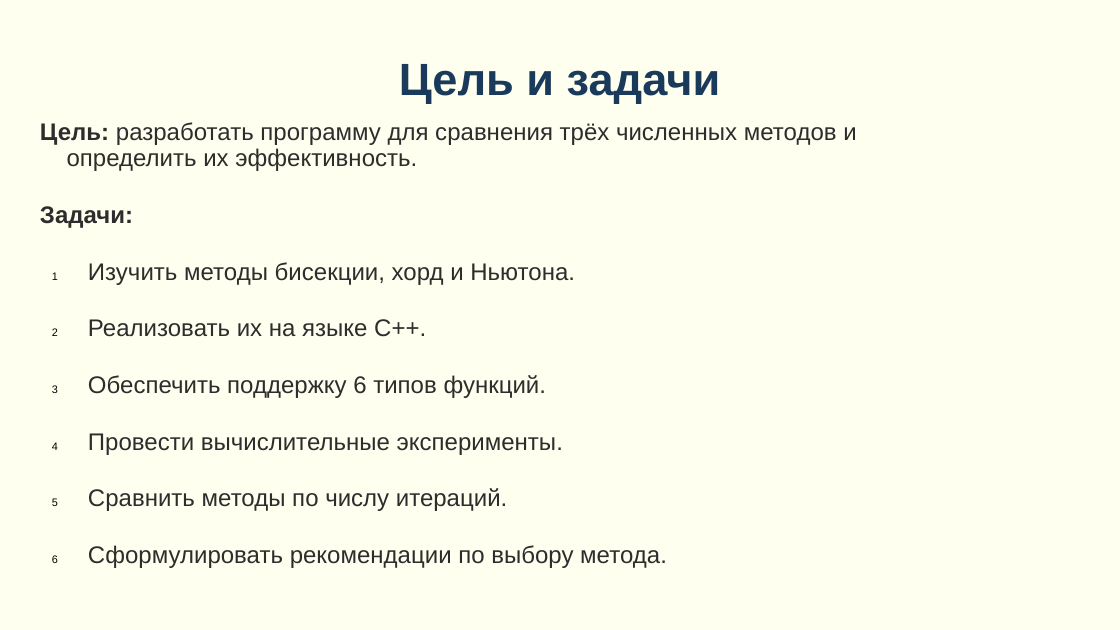
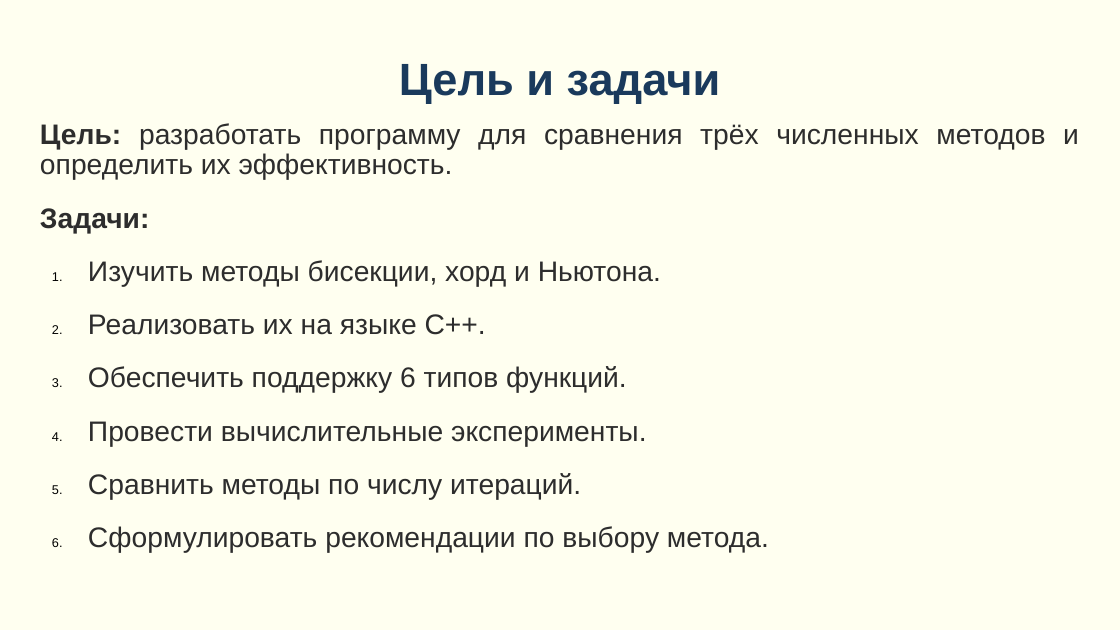
Before and after one commit to matveeu/Equation-solver, a slide deck: slide 3 of Презентация по проекту.pptx. Drawn at 1120x630 pixels with LibreOffice and Linux fonts; fonts in the diff are those of the drawing. Boxes give left, top, right and bottom in pixels: in the first picture for what was removed or moved away, otherwise in the second. Text is boxed around its words. In the diff, an @@ line names an element or a change of style, - is before the commit and + after.

```diff
--- a/Презентация по проекту.pptx
+++ b/Презентация по проекту.pptx
@@ text "Цель: разработать программу для сравнения ..." at (40,123,1079,553): size 17 to 20 pt; less space between paragraphs; bullet 1 to 1. @@
```
Also in this commit, not shown: 6 other slides changed.
